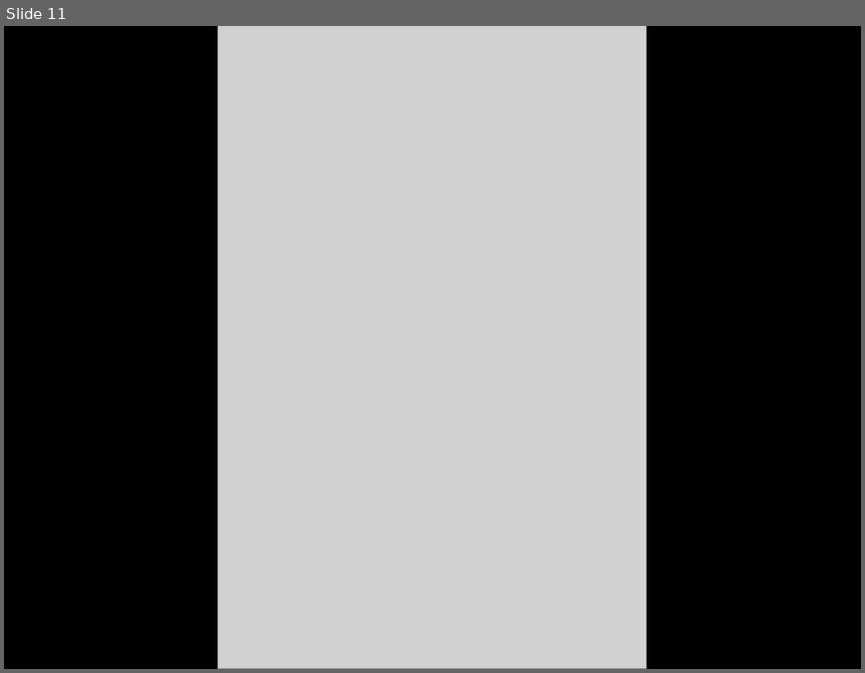
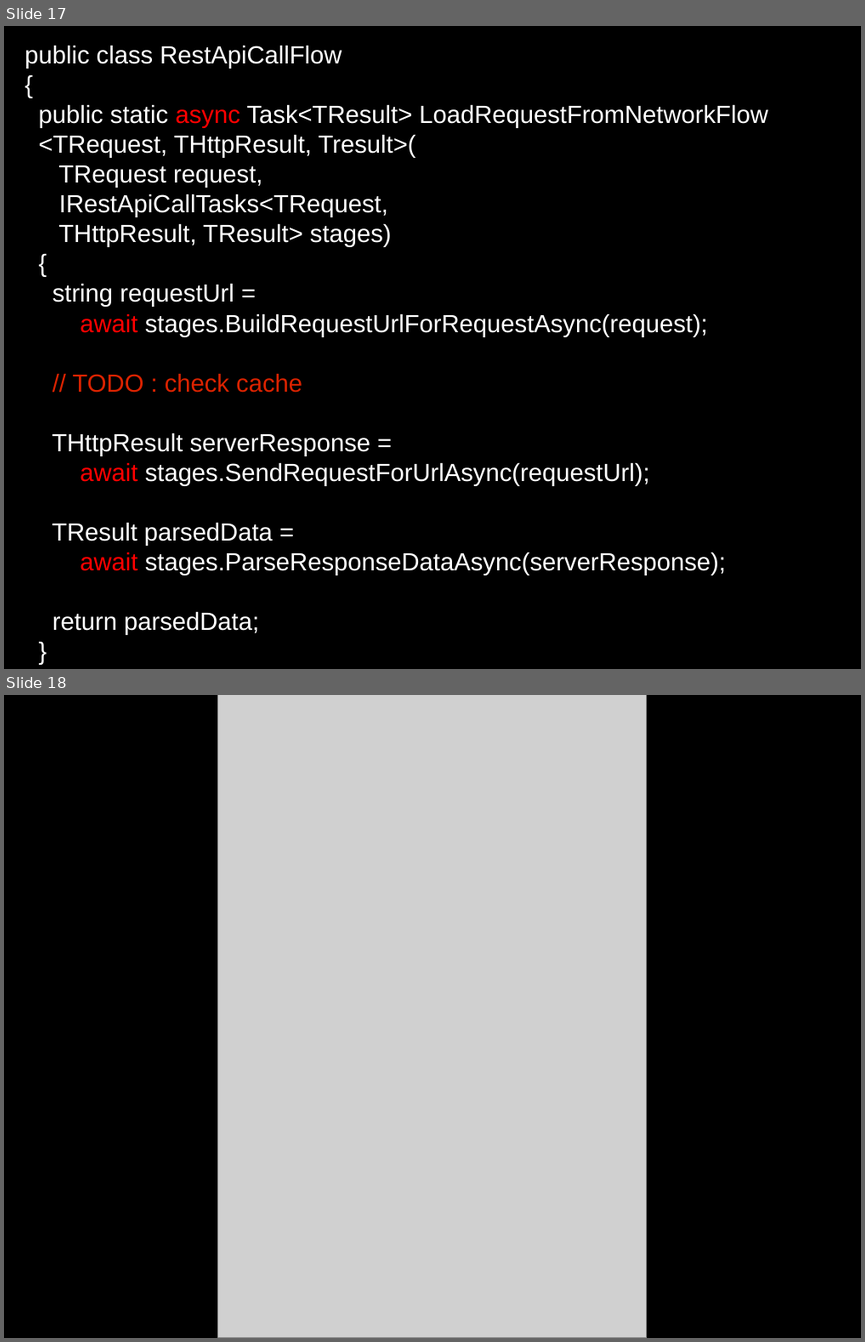
Before and after one commit to dodikk/xamarin-intro-slides, a slide deck: XamarinIntro.odp. Shown one above the other, each under a label of ours: slide 11 before the commit, slides 17 and 18 after it. The pictures are 865x673 and 865x1342 pixels, drawn with LibreOffice and Linux fonts; fonts in the diff are those of the drawing; grey boxes stand for pictures. Boxes give left, top, right and bottom in pixels: in the first picture for what was removed or moved away, otherwise in the second. Text is boxed around its words. In the diff, an @@ line names an element or a change of style, - is before the commit and + after.

```diff
--- a/XamarinIntro.odp
+++ b/XamarinIntro.odp
@@ slide 17 added at <box>4,26,861,669</box>, background #000000 @@
@@ text added at <box>24,46,767,635</box>, 23 pt, text #FFFFFF @@
+public class RestApiCallFlow
+{
+public static async Task<TResult> LoadRequestFromNetworkFlow
+<TRequest, THttpResult, Tresult>(
+TRequest request,
+IRestApiCallTasks<TRequest,
+THttpResult, TResult> stages)
+{
+string requestUrl =
+await stages.BuildRequestUrlForRequestAsync(request);
+// TODO : check cache
+THttpResult serverResponse =
+await stages.SendRequestForUrlAsync(requestUrl);
+TResult parsedData =
+await stages.ParseResponseDataAsync(serverResponse);
+return parsedData;
+}
+}
@@ what was slide 11 is now slide 18 @@
```
Also in this commit, not shown: 18 other slides added, 5 slides removed, 7 other files.
